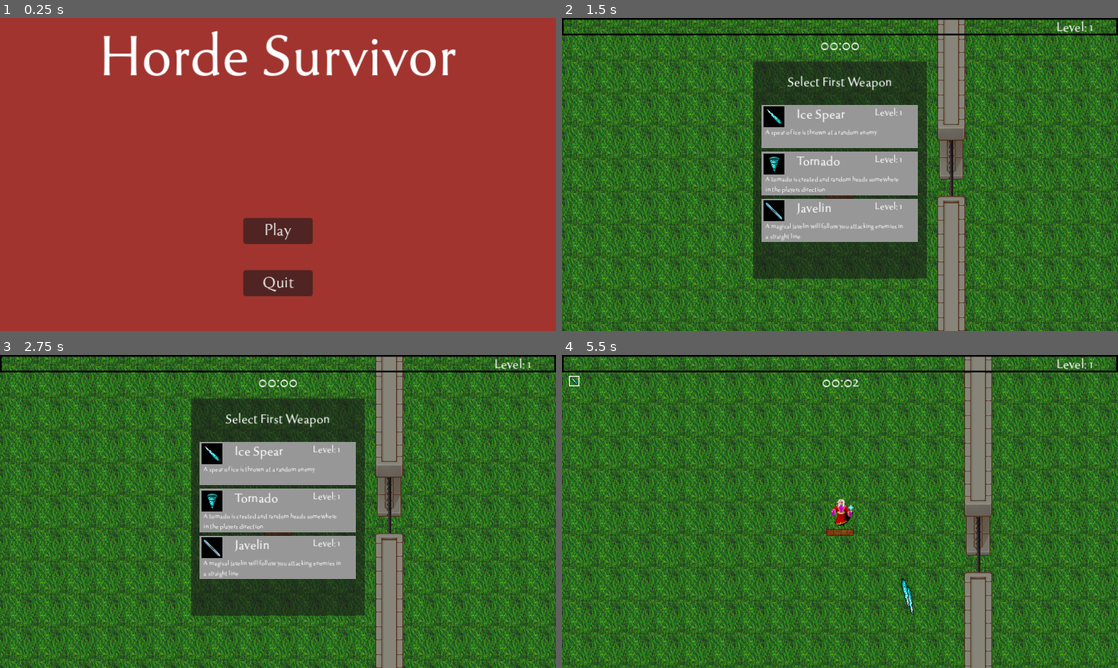
Above: before the commit, frames 1-4 (two rows, left to right).
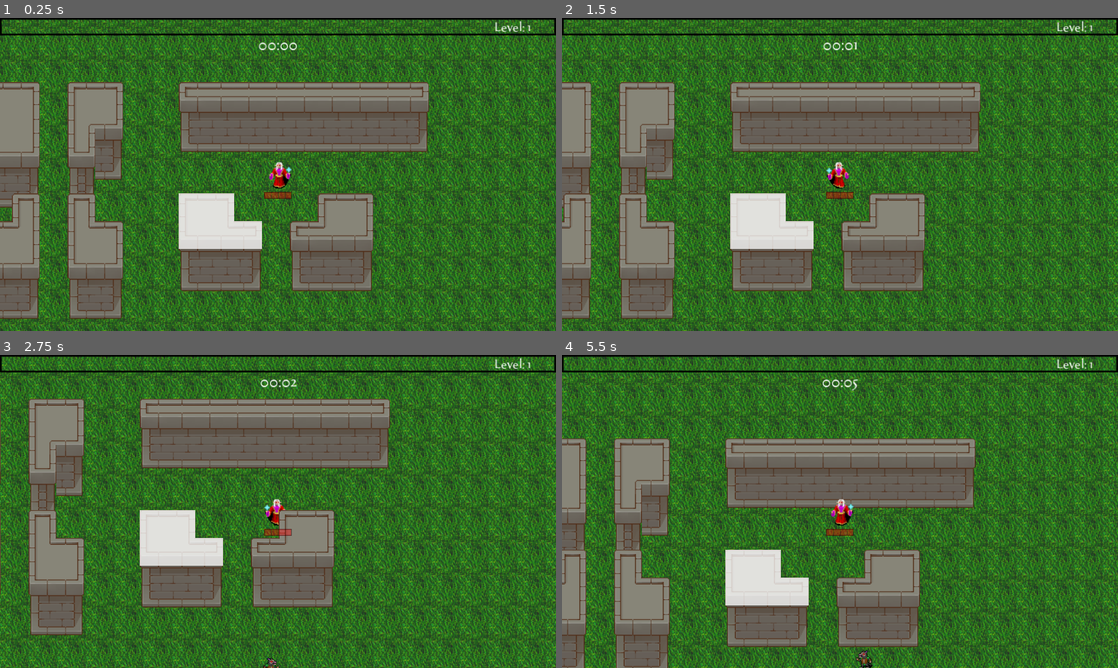
Above: after the commit, the same moments.

Repository: hlalljie/vampire-survivor_castle-defense
Game: Godot game, scene res://World/test_world.tscn
Two runs of this game, one before a commit and one after it. Both use one fixed random seed, a clock stepped at 60 frames per second and the inputs below. Before the commit the project starts from res://TitleScreen/menu.tscn. Sound files missing from this copy of the repository are replaced by a short silence.
Inputs (mouse positions are in pixels of both pictures, inside the frame that each line leads up to):
- Up to frame 1 (0.25 s): no input
- Up to frame 2 (1.5 s): click (840, 230) at 0.5 s, where only the run before the commit has a clickable "Play"; move the mouse to (962, 158) at 1.27 s; hold D (right) from 1.28 s (still down); click (962, 158) at 1.35 s
- Up to frame 3 (2.75 s): move the mouse to (166, 527) at 2.02 s; release D (right) at 2.03 s; hold S (down) from 2.03 s (still down); click (166, 527) at 2.1 s
- Up to frame 4 (5.5 s): move the mouse to (895, 442) at 2.77 s; release S (down) at 2.78 s; hold D (right) 2.78-3.53 s; click (895, 442) at 2.85 s; move the mouse to (812, 574) at 3.52 s; hold W (up) 3.53-4.28 s; click (812, 574) at 3.6 s; move the mouse to (1006, 558) at 4.27 s; hold A (left) from 4.28 s (still down); click (1006, 558) at 4.35 s; move the mouse to (673, 464) at 5.02 s; click (673, 464) at 5.1 s

The runs differ from the first frame. In frame 1, 100% of the frame differs, in the area x 0-100%, y 0-100%; in frame 2, 67%; in frame 3, 66%; in frame 4, 63%.

Commit message:
Hurt group simple selection working

Diff:
--- a/Enemy/enemy_amoeba_boss.tscn
+++ b/Enemy/enemy_amoeba_boss.tscn
@@ -89,6 +89,7 @@
 
 [node name="HitBox" parent="." instance=ExtResource("4_1ks04")]
 collision_layer = 2
+collision_mask = 16
 
 [node name="CollisionShape2D" parent="HitBox" index="0"]
 position = Vector2(0, 1)
--- a/Enemy/enemy_cyclops.tscn
+++ b/Enemy/enemy_cyclops.tscn
@@ -88,6 +88,7 @@
 
 [node name="HitBox" parent="." instance=ExtResource("4_527hs")]
 collision_layer = 2
+collision_mask = 16
 
 [node name="CollisionShape2D" parent="HitBox" index="0"]
 shape = SubResource("RectangleShape2D_lksr4")
--- a/Enemy/enemy_juggernaut.tscn
+++ b/Enemy/enemy_juggernaut.tscn
@@ -88,6 +88,7 @@
 
 [node name="HitBox" parent="." instance=ExtResource("4_n0m10")]
 collision_layer = 2
+collision_mask = 16
 
 [node name="CollisionShape2D" parent="HitBox" index="0"]
 shape = SubResource("RectangleShape2D_lksr4")
--- a/Enemy/enemy_kolbold_strong.tscn
+++ b/Enemy/enemy_kolbold_strong.tscn
@@ -86,7 +86,7 @@
 shape = SubResource("RectangleShape2D_jthxc")
 
 [node name="HitBox" parent="." instance=ExtResource("4_4y6sc")]
-collision_layer = 2
+collision_layer = 18
 
 [node name="CollisionShape2D" parent="HitBox" index="0"]
 position = Vector2(-1, 1.5)
--- a/Player/player.gd
+++ b/Player/player.gd
@@ -1,4 +1,7 @@
 extends CharacterBody2D
+
+# export variables
+@export var debug_no_weapon: bool = false
 
 # Global variables
 var movement_speed: float = 60.0
@@ -83,7 +86,8 @@
 signal player_death
 
 func _ready() -> void:
-	select_first_weapon()
+	if not debug_no_weapon:
+		select_first_weapon()
 	# proc all attacks
 	attack()
 	set_exp_bar(experience, calculate_exp_cap())
@@ -142,8 +146,8 @@
 ## Lowers hp based on damage recieved
 func _on_hurt_box_hurt(damage: int, _angle, _knockback) -> void:
 	# lowers hp based on damage recieved
-	hp -= clamp(damage-armor, 1.0, 99999.0)
-	print("hp:", hp)
+	hp -= clamp(damage - armor, 1.0, 99999.0)
+	#print("hp:", hp)
 	healthBar.max_value = max_hp
 	healthBar.value = hp
 	if hp <= 0:
@@ -364,19 +368,19 @@
 			javelin_level = 3
 		"javelin4":
 			javelin_level = 4
-		"armor1","armor2","armor3","armor4":
+		"armor1", "armor2", "armor3", "armor4":
 			armor += 1
-		"speed1","speed2","speed3","speed4":
+		"speed1", "speed2", "speed3", "speed4":
 			movement_speed += 20.0
-		"tome1","tome2","tome3","tome4":
+		"tome1", "tome2", "tome3", "tome4":
 			spell_size += 0.10
-		"scroll1","scroll2","scroll3","scroll4":
+		"scroll1", "scroll2", "scroll3", "scroll4":
 			spell_cooldown += 0.05
-		"ring1","ring2":
+		"ring1", "ring2":
 			additional_attacks += 1
 		"food":
 			hp += 20
-			hp = clamp(hp,0,max_hp)
+			hp = clamp(hp, 0, max_hp)
 	# add upgrade to gui for collected upgrades
 	adjust_gui_collection(upgrade)
 	#call attack script to refresh everything
@@ -446,8 +450,8 @@
 	var minutes: int = int(time / 60)
 	var seconds: int = time % 60
 	# convert to 00:00 format (double digit minutes and seconds)
-	var minute_str: String = "%02d" %minutes
-	var second_str: String = "%02d" %seconds
+	var minute_str: String = "%02d"%minutes
+	var second_str: String = "%02d"%seconds
 	# dipplay time in the UI
 	timerLabel.text = minute_str + ":" + second_str
 
--- /dev/null
+++ b/World/Tilemaps/hurt_group.tscn
@@ -0,0 +1,23 @@
+[gd_scene load_steps=5 format=3 uid="uid://ddioafh0x7lsh"]
+
+[ext_resource type="Texture2D" uid="uid://brsjpjhfysry6" path="res://Textures/World/white_square.png" id="1_bdh2g"]
+[ext_resource type="PackedScene" uid="uid://c6lj84u0fegmg" path="res://Utility/hurt_box.tscn" id="2_kuigb"]
+
+[sub_resource type="TileSetAtlasSource" id="TileSetAtlasSource_o0d37"]
+texture = ExtResource("1_bdh2g")
+texture_region_size = Vector2i(32, 32)
+0:0/0 = 0
+
+[sub_resource type="TileSet" id="TileSet_37d5x"]
+tile_size = Vector2i(32, 32)
+sources/1 = SubResource("TileSetAtlasSource_o0d37")
+
+[node name="HurtGroup" type="TileMapLayer"]
+modulate = Color(1, 1, 1, 0.705882)
+z_index = 10
+tile_set = SubResource("TileSet_37d5x")
+
+[node name="HurtBox" parent="." instance=ExtResource("2_kuigb")]
+collision_mask = 16
+
+[editable path="HurtBox"]
--- a/World/Towns/test_town.tscn
+++ b/World/Towns/test_town.tscn
@@ -1,6 +1,8 @@
-[gd_scene load_steps=4 format=4 uid="uid://dnr7p1eig3djm"]
+[gd_scene load_steps=6 format=4 uid="uid://dnr7p1eig3djm"]
 
 [ext_resource type="Texture2D" uid="uid://p7h1s50g2j2r" path="res://Textures/World/stone_wall_set.png" id="1_f4ht3"]
+[ext_resource type="PackedScene" uid="uid://ddioafh0x7lsh" path="res://World/Tilemaps/hurt_group.tscn" id="2_v1y5e"]
+[ext_resource type="Script" path="res://hurt_group.gd" id="3_yu61f"]
 
 [sub_resource type="TileSetAtlasSource" id="TileSetAtlasSource_x5cfn"]
 texture = ExtResource("1_f4ht3")
@@ -459,8 +461,8 @@
 
 [sub_resource type="TileSet" id="TileSet_o1s81"]
 tile_size = Vector2i(32, 32)
-physics_layer_0/collision_layer = 1
-physics_layer_0/collision_mask = 0
+physics_layer_0/collision_layer = 17
+physics_layer_0/collision_mask = 16
 terrain_set_0/mode = 0
 terrain_set_0/terrain_0/name = "StoneWall"
 terrain_set_0/terrain_0/color = Color(0.234375, 0.234375, 0.234375, 1)
@@ -471,3 +473,13 @@
 [node name="TileMapLayer" type="TileMapLayer" parent="."]
 tile_map_data = PackedByteArray("AAD+/wEAAAADAAQAAAD//wEAAAAHAAcAAAAAAAEAAAAFAAcAAAD//wAAAAAFAAIAAAD+/wAAAAADAAIAAAADAA …(832 unchanged characters)…
 tile_set = SubResource("TileSet_o1s81")
+
+[node name="HurtGroup" parent="TileMapLayer" instance=ExtResource("2_v1y5e")]
+modulate = Color(1, 1, 1, 0.74902)
+tile_map_data = PackedByteArray("AAD+/wAAAQAAAAAAAAD//wAAAQAAAAAAAAD//wEAAQAAAAAAAAD+/wEAAQAAAAAAAAAAAAEAAQAAAAAAAAA=")
+script = ExtResource("3_yu61f")
+
+[connection signal="hurt" from="TileMapLayer/HurtGroup/HurtBox" to="TileMapLayer/HurtGroup" method="_on_hurt_box_hurt"]
+
+[editable path="TileMapLayer/HurtGroup"]
+[editable path="TileMapLayer/HurtGroup/HurtBox"]
--- a/World/test_world.tscn
+++ b/World/test_world.tscn
@@ -95,7 +95,7 @@
 enemy_spawn_delay = 0
 disabled = false
 
-[node name="World" type="Node2D"]
+[node name="TestWorld" type="Node2D"]
 
 [node name="Background" type="Sprite2D" parent="."]
 z_index = -2
@@ -108,12 +108,13 @@
 region_rect = Rect2(-4000, -4000, 4000, 4000)
 
 [node name="Player" parent="." instance=ExtResource("2_hkt5x")]
+debug_no_weapon = true
 
 [node name="EnemySpawner" parent="." instance=ExtResource("3_hmcrb")]
 spawns = Array[ExtResource("4_osho5")]([SubResource("Resource_g8uvd"), SubResource("Resource_b6sh2"), SubResource("Reso …(200 unchanged characters)…
 
 [node name="TestTown" parent="." instance=ExtResource("10_wjpfs")]
-position = Vector2(75, -164)
+position = Vector2(-50, 22)
 
 [node name="Loot" type="Node2D" parent="." groups=["loot"]]
 
--- /dev/null
+++ b/hurt_group.gd
@@ -0,0 +1,47 @@
+extends TileMapLayer
+
+@onready var parent_layer: TileMapLayer = get_parent()
+@onready var hurt_collision_shape: CollisionShape2D = $HurtBox/CollisionShape2D
+
+func _ready():
+	create_combined_collision_polygon()
+
+func create_combined_collision_polygon() -> void:
+	# create an empty polygon to merge with all parent polygons
+	var new_collision_polygon: PackedVector2Array = PackedVector2Array()
+
+	for cell in get_used_cells():
+
+		# get tile's data
+		var parent_tile_data: TileData = parent_layer.get_cell_tile_data(cell)
+		# get tile's collision polygon
+		var parent_local_poly: PackedVector2Array = parent_tile_data.get_collision_polygon_points(0, 0)
+		# get cell's global position
+		var cell_position: Vector2i = Vector2i(cell.x, cell.y)
+
+		# apply coordinates to parent tile data's collision polygon
+		var transformed_poly: PackedVector2Array = apply_coordinates_to_polygon(parent_local_poly, cell_position)
+		print(transformed_poly)
+		# merge the transformed polygon with the new collision polygon
+		new_collision_polygon = Geometry2D.merge_polygons(new_collision_polygon, transformed_poly)[0]
+
+		# remove parent tile data's collision polygon
+		# parent_tile_data.remove_collision_polygon(0, 0)
+
+	#set hurt collision polygon to our new combined collision polygon
+	var hurt_collision_polygon: ConvexPolygonShape2D = ConvexPolygonShape2D.new()
+	hurt_collision_polygon.set_points(new_collision_polygon)
+	hurt_collision_shape.set_shape(hurt_collision_polygon)
+
+func apply_coordinates_to_polygon(polygon: PackedVector2Array, cell_position: Vector2i) -> PackedVector2Array:
+	var coordinate_adjustment = Vector2i(cell_position.x * 32 + 16, cell_position.y * 32 + 16)
+	var transformed_polygon = PackedVector2Array()
+
+	for point in polygon:
+		transformed_polygon.append(point + Vector2(coordinate_adjustment))
+
+	return transformed_polygon
+
+
+func _on_hurt_box_hurt(damage: int, angle: Vector2, knockback: int) -> void:
+	print("hit damage: %d, angle: %s, knockback: %d" % [damage, angle, knockback])
--- a/project.godot
+++ b/project.godot
@@ -11,7 +11,7 @@
 [application]
 
 config/name="Survivors Clone"
-run/main_scene="res://TitleScreen/menu.tscn"
+run/main_scene="res://World/test_world.tscn"
 config/features=PackedStringArray("4.3", "Mobile")
 config/icon="res://icon.svg"
 
@@ -23,7 +23,6 @@
 
 window/size/viewport_width=640
 window/size/viewport_height=360
-window/size/mode=4
 window/size/window_width_override=1280
 window/size/window_height_override=640
 window/stretch/mode="canvas_items"
@@ -73,3 +72,4 @@
 2d_physics/layer_2="Player"
 2d_physics/layer_3="Enemy"
 2d_physics/layer_4="Loot"
+2d_physics/layer_5="Building"
Binary file added: Textures/World/white_square.png
Not shown, added: Textures/World/white_square.png.import
